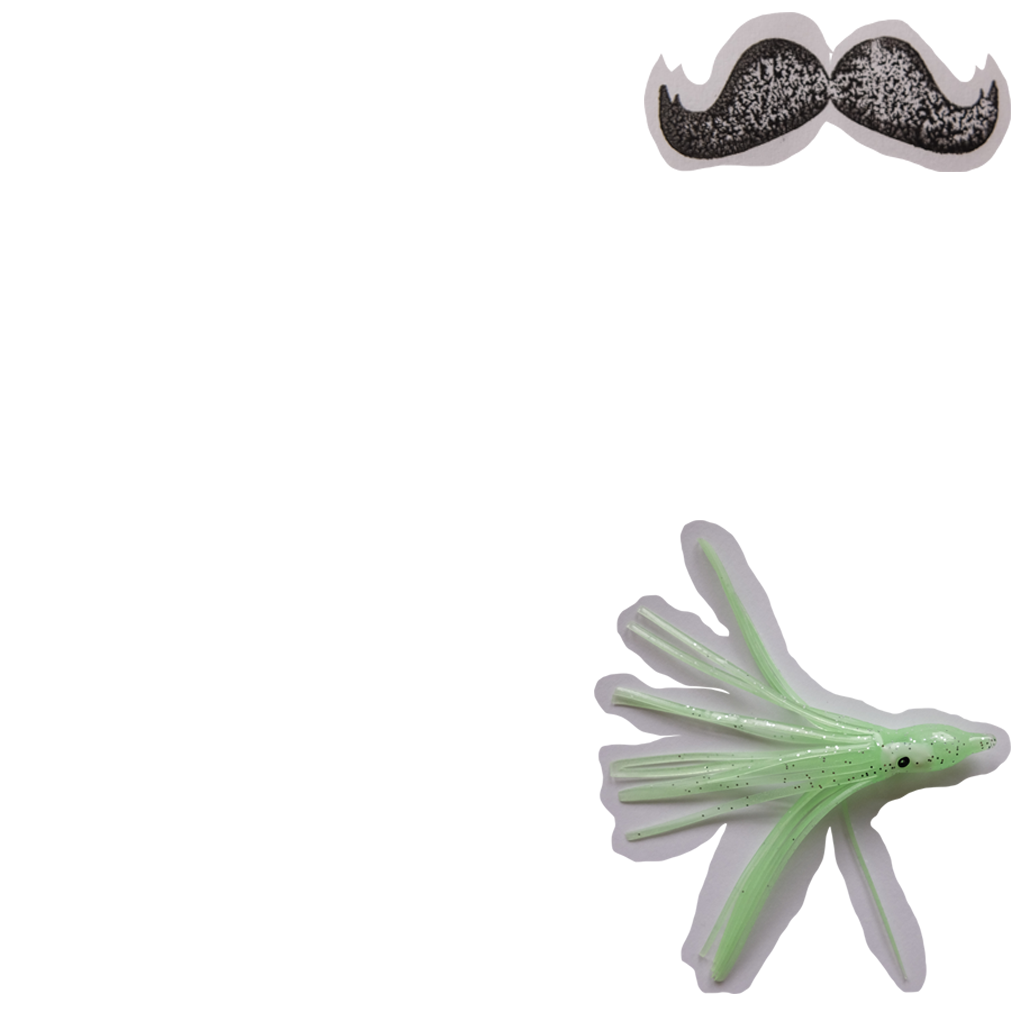
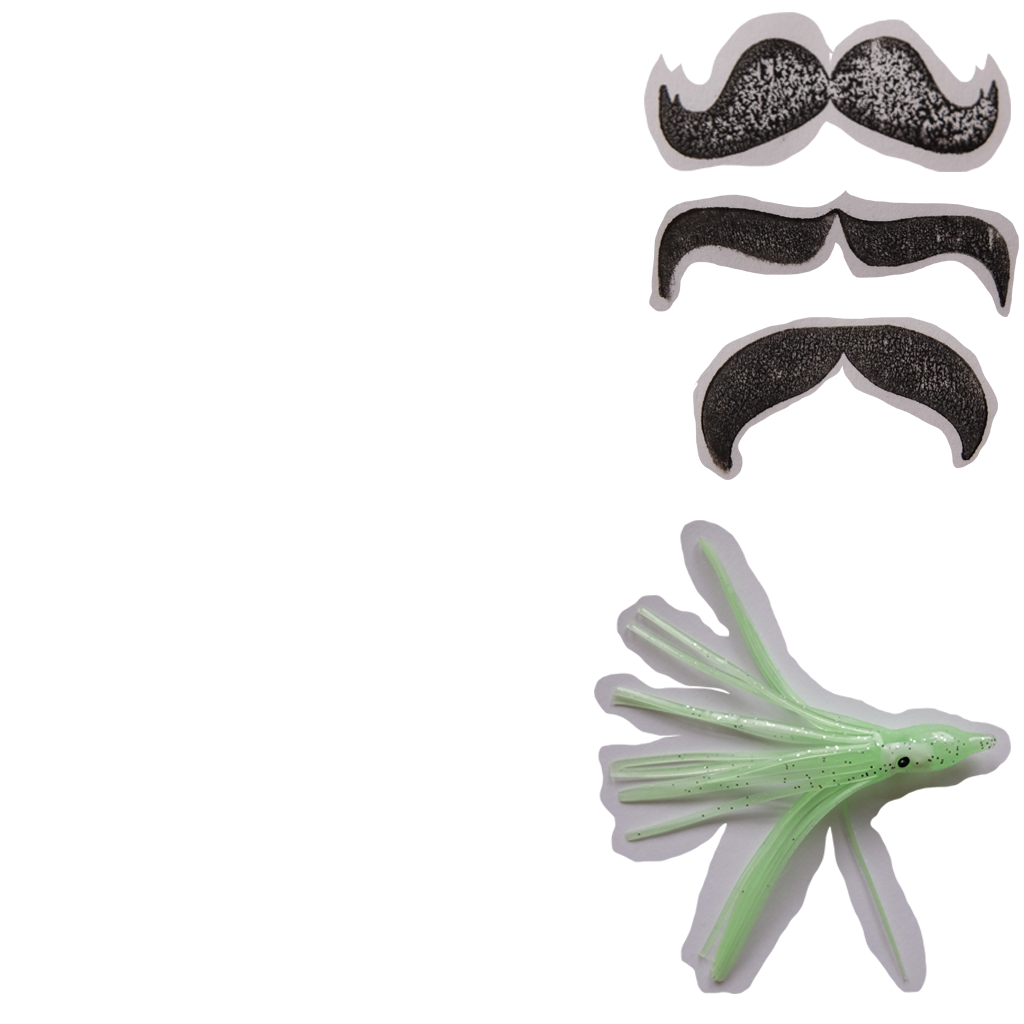
Layers edited between the first and the second 1024x1024 image:
added layer "Ebene 6" above "Ebene 5" over [693, 317, 998, 480]
added layer "Ebene 5" above "Ebene 2" over [649, 190, 1019, 317]
